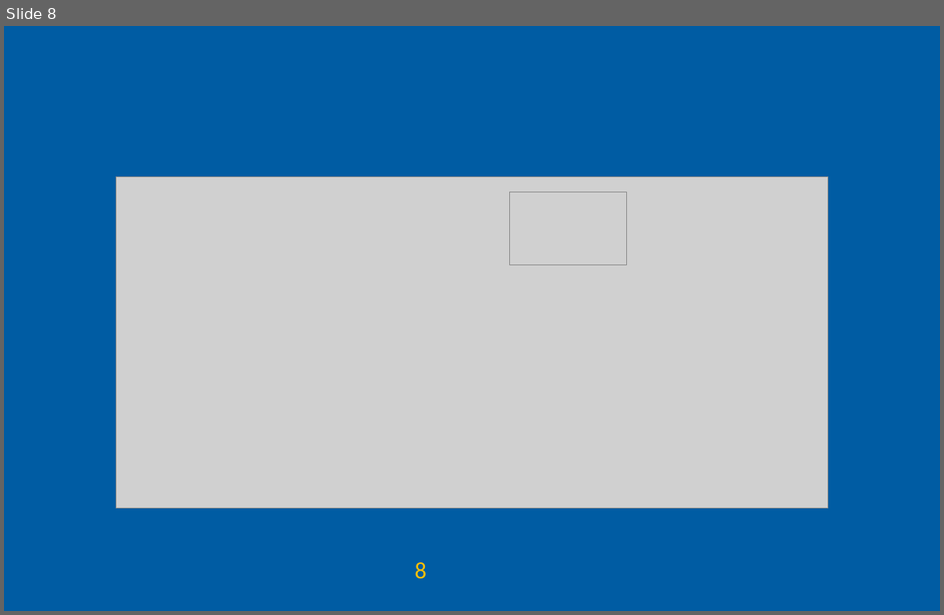
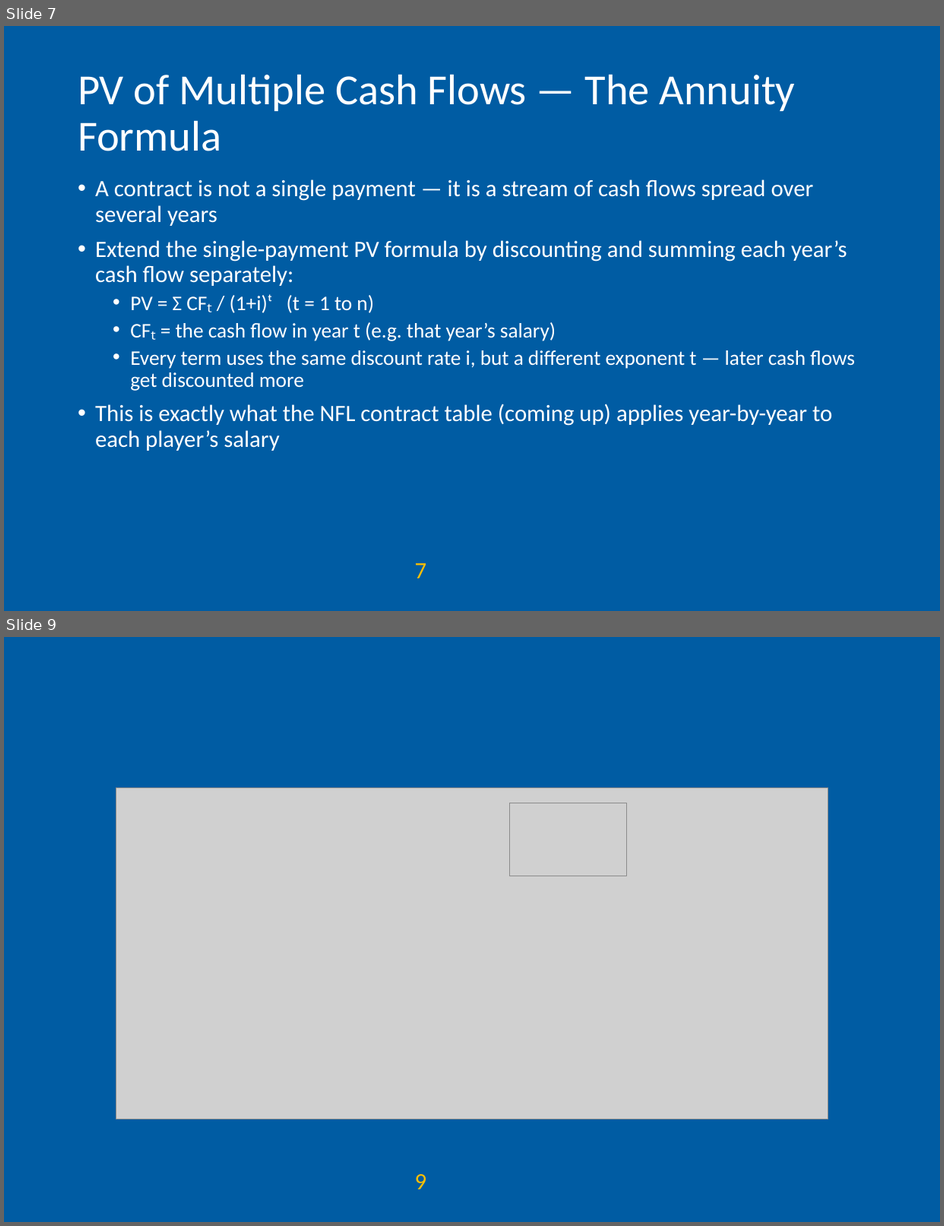
Before and after one commit to AEGDDI/idr305, a slide deck: lectures/L9.pptx. Shown one above the other, each under a label of ours: slide 8 before the commit, slides 7 and 9 after it; the slides between them are not shown. The pictures are 944x615 and 944x1226 pixels, drawn with LibreOffice and Linux fonts; fonts in the diff are those of the drawing; grey boxes stand for pictures; background and template pictures are left out. Boxes give left, top, right and bottom in pixels: in the first picture for what was removed or moved away, otherwise in the second. Text is boxed around its words. In the diff, an @@ line names an element or a change of style, - is before the commit and + after.

```diff
--- a/lectures/L9.pptx
+++ b/lectures/L9.pptx
@@ slide 7 added at (4, 26, 940, 611), background #FFFFFF; not listed: 2 template elements that a slide beside it also shows @@
@@ title added at (78, 74, 796, 151), 33 pt, text #FFFFFF @@
+PV of Multiple Cash Flows — The Annuity Formula
@@ text added at (95, 180, 855, 451), 18 pt, text #FFFFFF @@
+• A contract is not a single payment — it is a stream of cash flows spread over several years
+• Extend the single-payment PV formula by discounting and summing each year’s cash flow separately:
+  • PV = Σ CFₜ / (1+i)ᵗ (t = 1 to n)
+  • CFₜ = the cash flow in year t (e.g. that year’s salary)
+  • Every term uses the same discount rate i, but a different exponent t — later cash flows get discounted more
+• This is exactly what the NFL contract table (coming up) applies year-by-year to each player’s salary
@@ what was slide 8 is now slide 9 @@
@@ page number at (415, 1174, 427, 1190): text changed @@
-8
+9
```
Also in this commit, not shown: 3 slides changed, 5 other slides added, 2 slides removed, 2 other files.
